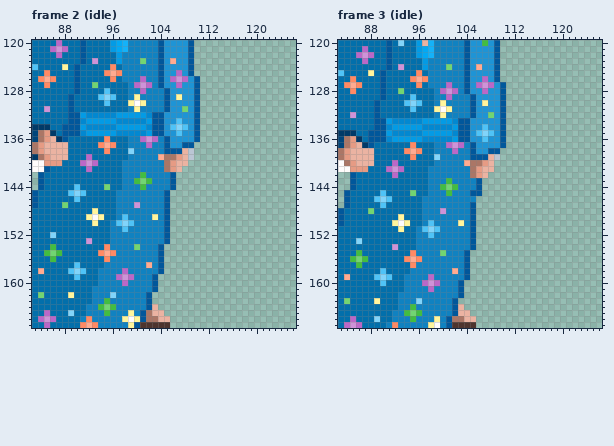
Two states of a pixel-art file, Zephyr/Zephyr/Assets/DeadRevolver/PixelPrototypePlayerSprites/Art/Aseprite/PlayerBaseAnimations.aseprite. The picture above was drawn from the file before the commit.
192x168 pixels, 230 frames. Colours within 5 levels of each other are drawn and written as one. Shown: frame 2 (idle): x 83..126, y 120..167; frame 3 (idle): x 83..126, y 120..167. The commit also changed other frames or places, which this record leaves out.
Now the later version:
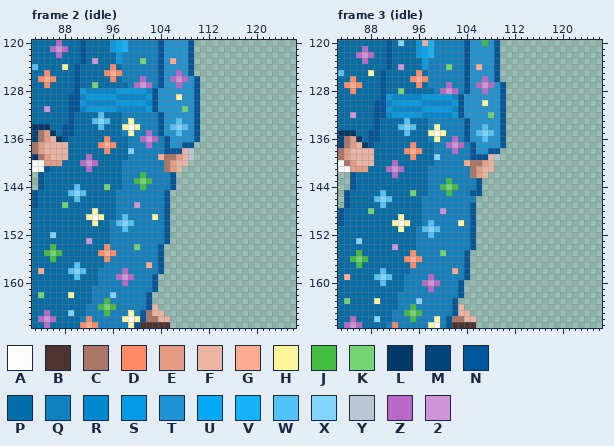
Palette (. is transparent): A #fffcfc  B #4e342e  C #ab7666  D #ff8a65  E #e69b84  F #ebb3a2  G #ffab91  H #fff59d  J #42bd41  K #72d572  L #013a68  M #00457b  N #01579b  P #026fab  Q #1082c1  R #0288d1  S #039be5  T #1e94d5  U #03a9f4  V #14b2f9  W #4fc3f7  X #81d4fa  Y #bac6d4  Z #ba68c8  2 #ce93d8
Diff:
--- frame 2 (idle), layer "clothes"
@@ x 88..107 @@
 127 PPNPPKPPPPPQZ2ZQNTTZ
-128 PPNPPPPWPPPQQZQQQNTT
-129 PNPPPPWXWPPQHQQQQNTH
-130 PNPPPPPWPPPHAHQQQNTT
-131 PNPPPPPPPPPQHQQQQNTT
-132 PNNSRRRRRSSSSSRNNTTT
-133 PNNRSSSSSRRRRRSNNTTW
-134 NNNSRRRRRSSSSSRNNTWX
-135 NNNRSSSSSRRRRRSNNTTW
+128 PPNSRRRRRSSSSSRNTTTT
+129 PNNRSSSSSRRRRRSNTTTH
+130 PNNSRRRRRSSSSSRNTTTT
+131 PNNRSSSSSRRRRRSNTTTT
+132 PNPPPPWPPPQQQQQQNTTT
+133 PNPPPWXWPPQHQQQQNTTW
+134 NNPPPPWPPPHAHQQQNTWX
+135 NNPPPPPPPPQHQQZQNTTW
 136 NPPPPPPDPPPQQZ2ZQNTT
--- frame 3 (idle), layer "clothes"
@@ x 88..107 @@
 128 PPNPPKPPPPPQZ2ZQNTTZ
-129 PPNPPPPWPPPQQZQQQNTT
-130 PNPPPPWXWPPQHQQQQNTH
-131 PNPPPPPWPPPHAHQQQNTT
-132 PNPPPPPPPPPQHQQQQNTT
-133 PNNSRRRRRSSSSSRNNTTT
-134 PNNRSSSSSRRRRRSNNTTW
-135 NNNSRRRRRSSSSSRNNTWX
-136 NNNRSSSSSRRRRRSNNTTW
+129 PPNSRRRRRSSSSSRNTTTT
+130 PNNRSSSSSRRRRRSNTTTH
+131 PNNSRRRRRSSSSSRNTTTT
+132 PNNRSSSSSRRRRRSNTTTT
+133 PNPPPPWPPPQQQQQQNTTT
+134 PNPPPWXWPPQHQQQQNTTW
+135 NNPPPPWPPPHAHQQQNTWX
+136 NNPPPPPPPPQHQQZQNTTW
 137 NPPPPPPDPPPQQZ2ZQNTT
Pixel boxes of the changes (left, top, right, bottom) in both pictures:
changed: (74, 88, 170, 136)
changed: (380, 94, 476, 142)
